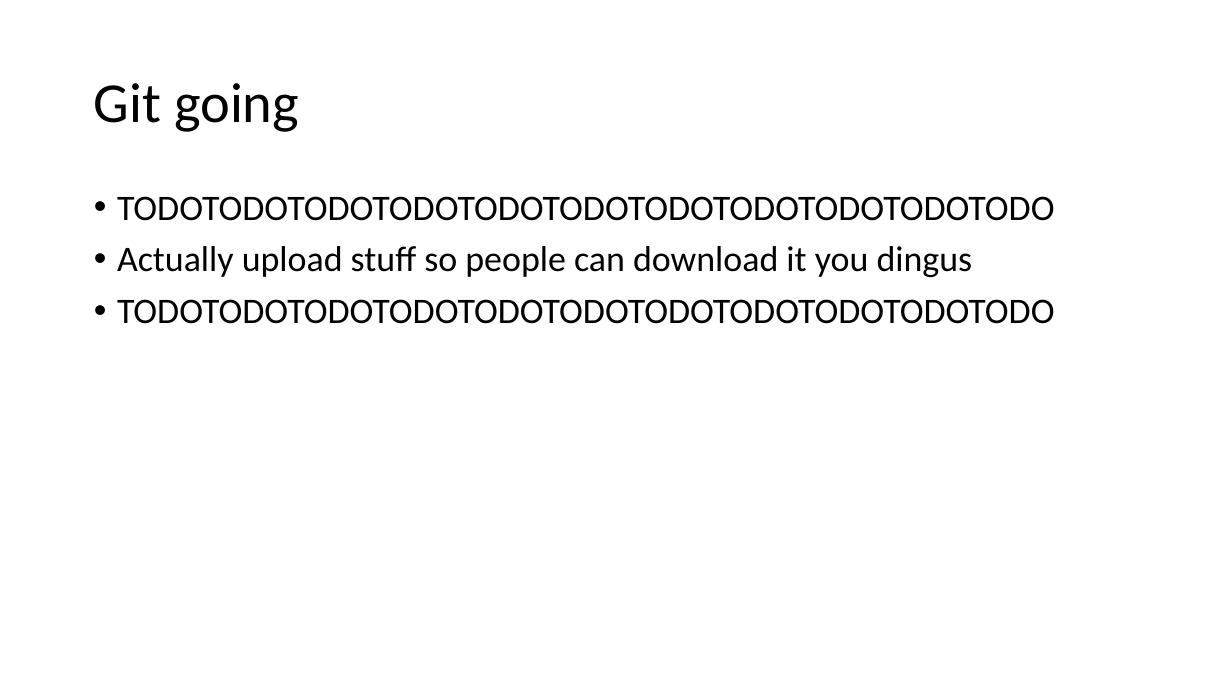
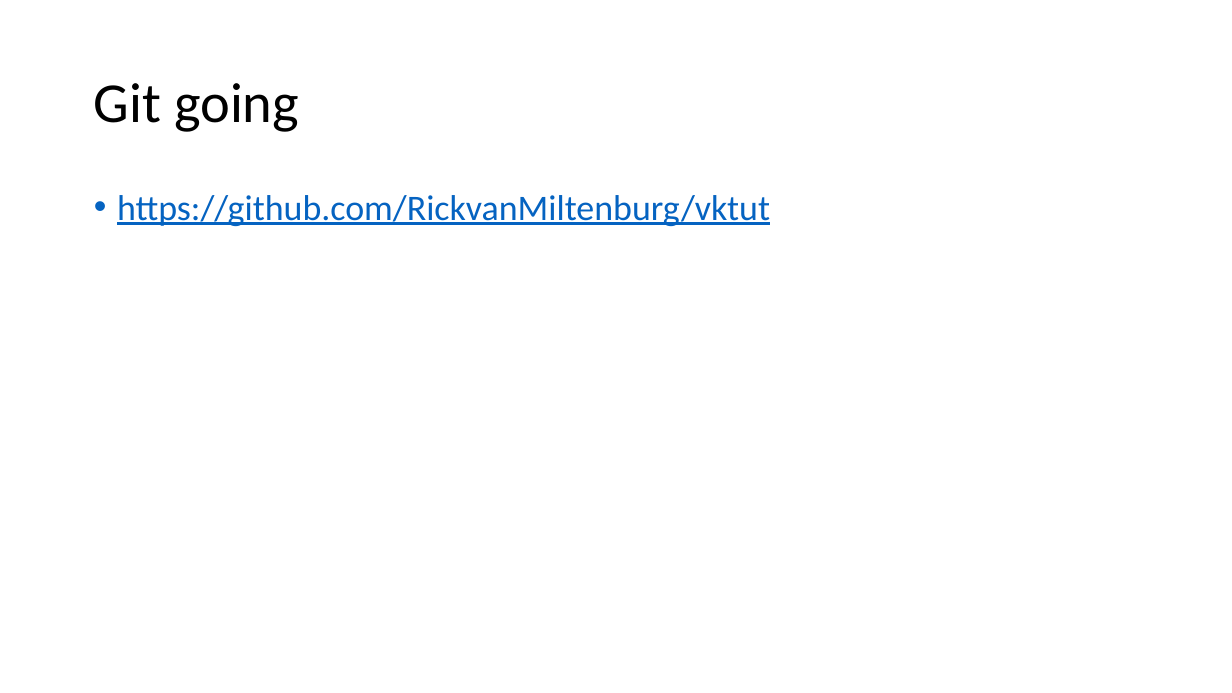
Before and after one commit to RickvanMiltenburg/vktut, a slide deck: slide 9 of Workshop.pptx. Drawn at 1232x693 pixels with LibreOffice and Linux fonts; fonts in the diff are those of the drawing. Boxes give left, top, right and bottom in pixels: in the first picture for what was removed or moved away, otherwise in the second. Text is boxed around its words. In the diff, an @@ line names an element or a change of style, - is before the commit and + after.

Commit message:
Updated slides with URLs

```diff
--- a/Workshop.pptx
+++ b/Workshop.pptx
@@ text at box(117, 195, 770, 226): text changed; text colour #000000 to #0563C1 @@
-• TODOTODOTODOTODOTODOTODOTODOTODOTODOTODOTODO
-• Actually upload stuff so people can download it you dingus
-• TODOTODOTODOTODOTODOTODOTODOTODOTODOTODOTODO
+• https://github.com/RickvanMiltenburg/vktut
```
